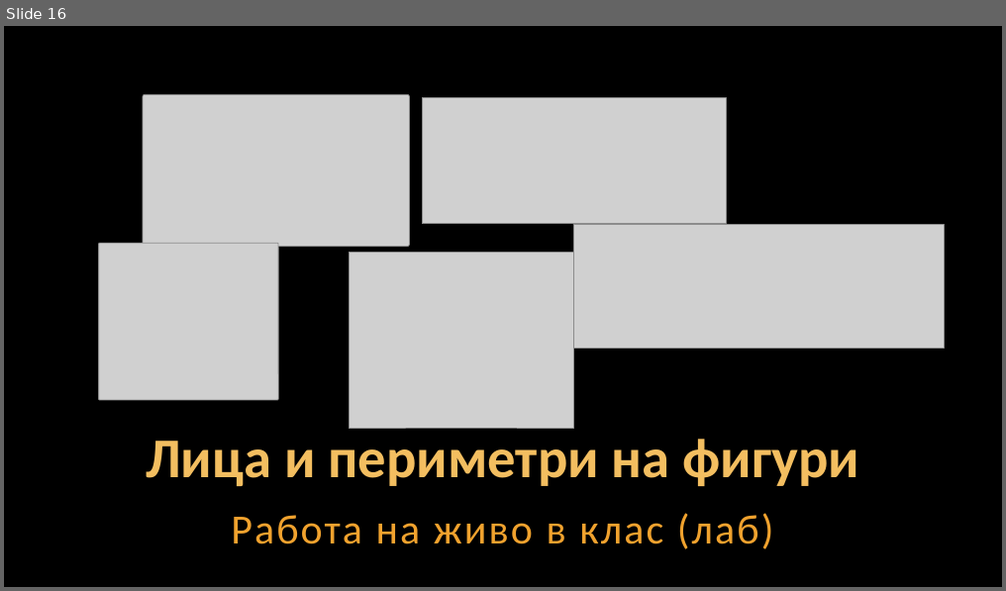
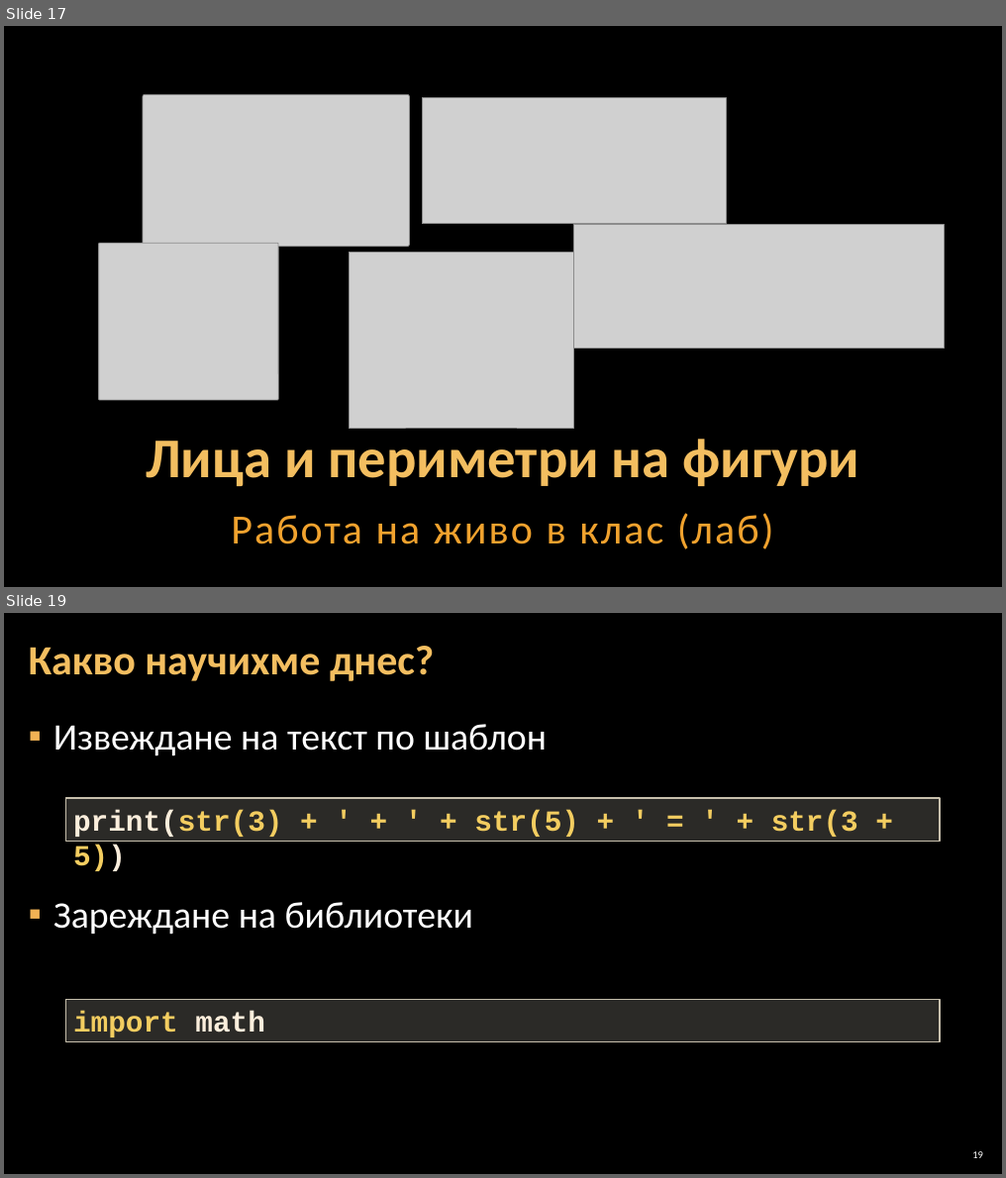
Before and after one commit to Software-University/Python-Basics, a slide deck: 2. Simple-Calculations/2. Simple-Calculations.pptx. Shown one above the other, each under a label of ours: slide 16 before the commit, slides 17 and 19 after it; the slides between them are not shown. The pictures are 1006x591 and 1006x1178 pixels, drawn with LibreOffice and Linux fonts; fonts in the diff are those of the drawing; grey boxes stand for pictures; background and template pictures are left out. Boxes give left, top, right and bottom in pixels: in the first picture for what was removed or moved away, otherwise in the second. Text is boxed around its words. In the diff, an @@ line names an element or a change of style, - is before the commit and + after.

```diff
--- a/2. Simple-Calculations/2. Simple-Calculations.pptx
+++ b/2. Simple-Calculations/2. Simple-Calculations.pptx
@@ slide 19 added at (x1=4, y1=613, x2=1002, y2=1174), background picture (left out) @@
@@ title added at (x1=29, y1=646, x2=434, y2=681), 40 pt, text #F3BE60, bold @@
+Какво научихме днес?
@@ text added at (x1=54, y1=724, x2=547, y2=935), 36 pt, text #FFFFFF @@
+▪ Извеждане на текст по шаблон
+▪ Зареждане на библиотеки
@@ rectangle added at (x1=66, y1=798, x2=940, y2=841), fill #D9D5C7 at 20% opacity, outline #C7BFAC 1 pt, 28 pt, text #F3CD60, bold @@
+print(str(3) + ' + ' + str(5) + ' = ' + str(3 + 5))
@@ rectangle added at (x1=66, y1=1000, x2=940, y2=1043), fill #D9D5C7 at 20% opacity, outline #C7BFAC 1 pt, 28 pt, text #F3CD60, bold @@
+import math
@@ page number added at (x1=972, y1=1152, x2=983, y2=1158), 10 pt, text #FFFFFF @@
+19
@@ what was slide 16 is now slide 17 @@
```
Also in this commit, not shown: 3 slides changed, 1 other slide added, 2 other files.
